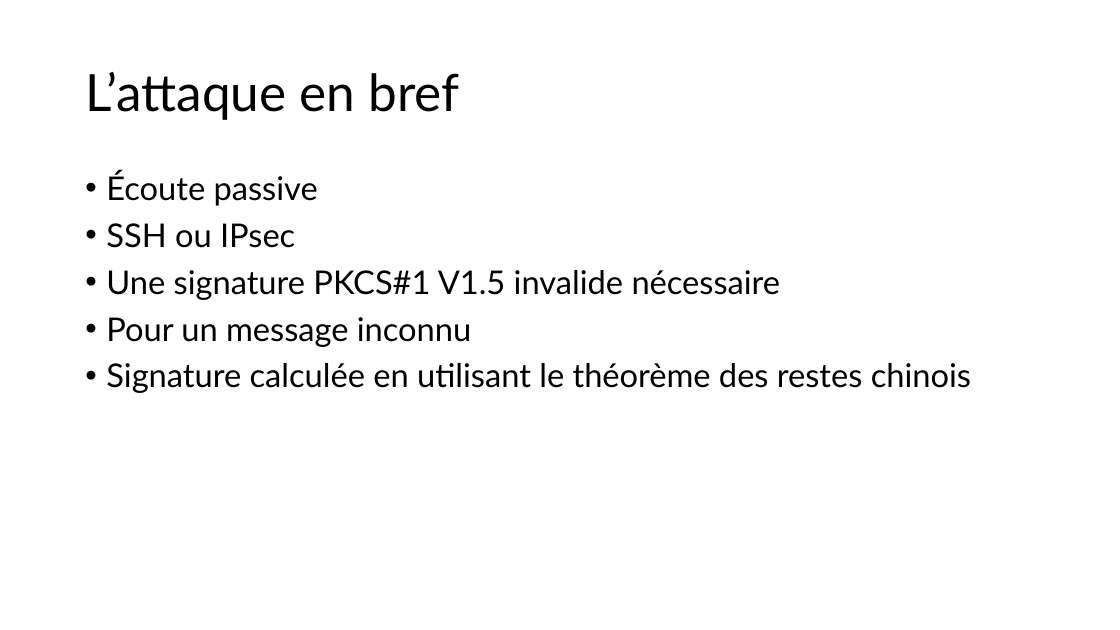
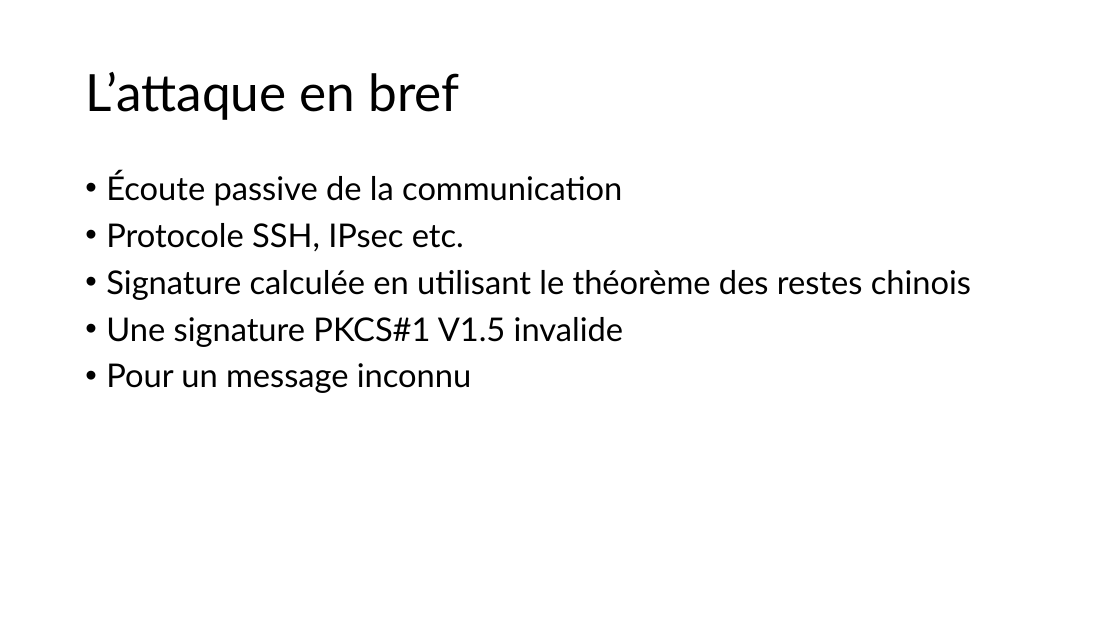
Before and after one commit to JustinFerrara14/SSE, a slide deck: slide 3 of SSELaticeAttackFerrara.pptx. Drawn at 1120x630 pixels with LibreOffice and Linux fonts; fonts in the diff are those of the drawing. Boxes give left, top, right and bottom in pixels: in the first picture for what was removed or moved away, otherwise in the second. Text is boxed around its words. In the diff, an @@ line names an element or a change of style, - is before the commit and + after.

```diff
--- a/SSELaticeAttackFerrara.pptx
+++ b/SSELaticeAttackFerrara.pptx
@@ text at [106, 171, 971, 347]: text changed @@
-• Écoute passive
-• SSH ou IPsec
-• Une signature PKCS#1 V1.5 invalide nécessaire
+• Écoute passive de la communication
+• Protocole SSH, IPsec etc.
+• Signature calculée en utilisant le théorème des restes chinois
+• Une signature PKCS#1 V1.5 invalide
@@ text at [106, 363, 971, 393]: paragraph removed @@
-• Signature calculée en utilisant le théorème des restes chinois
```
Also in this commit, not shown: 17 other slides changed, 1 slide removed, 4 other files.
